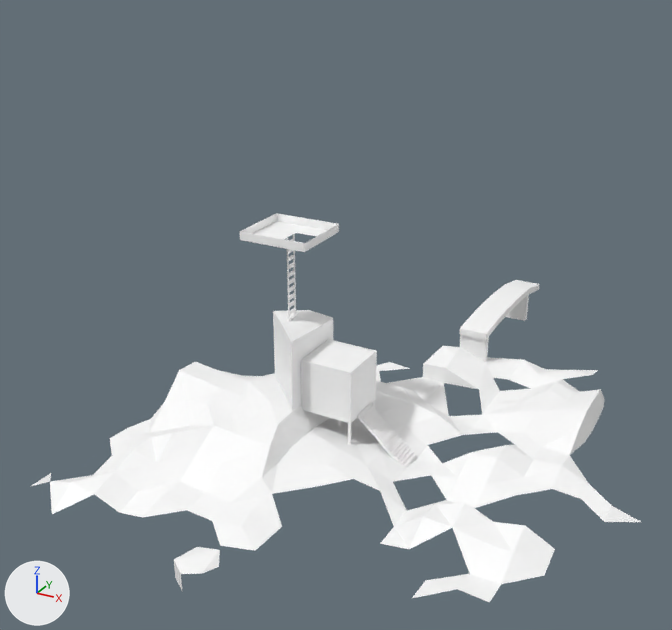
The glTF model TestGUI/res/model/world.jojos_nearby_town.glb: old version first, new version second.
The view is the same before and after, from a 50 mm lens placed at (174.4, -52.7, 18.4), pointed at (159.3, -25.4, 4.7). The axes (+X, +Y, +Z) are drawn at lower left. The lights are the same throughout. Vertices at the same position are counted once.

The first picture shows 'the_ho_thing.427'.
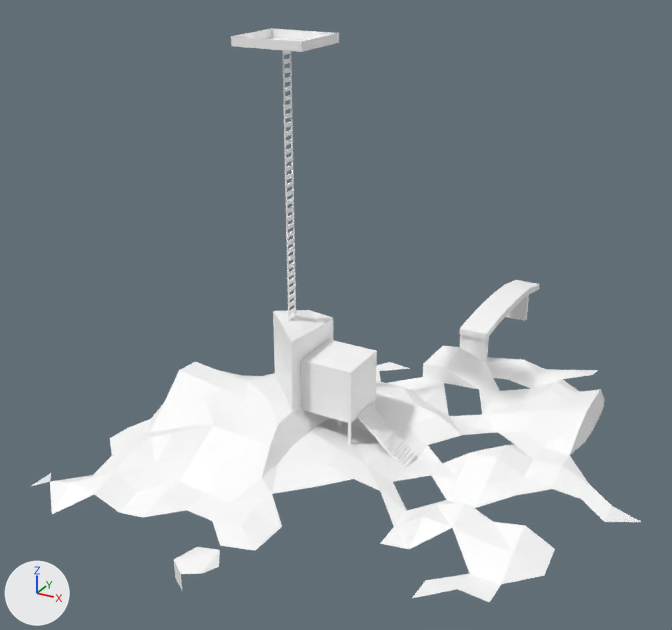
What differs and where, as boxes [x1, y1, x2, y2] in the pictures (672 x 630 px):
'the_ho_thing.427', reshaped (47% taller)
    before: [30, 213, 641, 603]
    after: [30, 28, 641, 603]
part 1 of me_the_ho_thing_427, added
    after: [231, 28, 339, 52]
part 2 of me_the_ho_thing_427, added
    after: [291, 143, 295, 234]
part 3 of me_the_ho_thing_427, added
    after: [289, 53, 293, 143]
part 4 of me_the_ho_thing_427, added
    after: [282, 50, 292, 146]
part 5 of me_the_ho_thing_427, built on
    before: [239, 213, 339, 252]
    after: [284, 146, 294, 238]

The edits, one by one:
me_the_ho_thing_427 is used by ob_the_ho_thing_427; location (157.66, -26.87, 1.12).
me_the_ho_thing_427 had 750 vertices, 1347 faces and spanned x -5.7..13.3, y -8.5..16.3, z -1.6..7.0.
me_the_ho_thing_427 now has 1038 vertices, 1907 faces and spans x -5.7..13.3, y -8.5..16.3, z -1.6..13.5.
me_the_ho_thing_427 part 1: the loose piece of 34 vertices spanning x -0.9..1.7, y -0.7..1.7, z 6.7..7.0 is copied, and the copy is moved by (0.0, 0.0, 6.5); it spans x -0.9..1.7, y -0.7..1.7, z 13.2..13.5.
me_the_ho_thing_427 part 2: a new loose piece, a box spanning x 0.387..0.43, y 0.667..0.718, z 6.726..9.954, in mat_jojos_home_house (white #ffffff).
me_the_ho_thing_427 part 3: a new loose piece, a box spanning x 0.387..0.43, y 0.667..0.718, z 9.961..13.189, in mat_jojos_home_house (white #ffffff).
me_the_ho_thing_427 part 4: the loose piece of 136 vertices spanning x 0.4, y 0.2..0.7, z 3.5..6.7 is copied, and the copy is moved by (0.0, 0.0, 6.5); it spans x 0.4, y 0.2..0.7, z 10.0..13.2.
Part 5, on me_the_ho_thing_427:
33 vertices are removed from x -0.9..1.7, y -0.7..1.7, z 6.7..7.0.
48 faces are deleted.
1 vertex moves within x 0.4, y 0.2, z 6.7.
91 vertices are added at x 0.4, y 0.2..0.3, z 6.7..10.0.
44 new vertices lie (0.0, 0.4, 0.0) away from vertices in x 0.4, y 0.3, z 6.7..9.8.
268 new faces join them, mat_jojos_home_house (white #ffffff).
